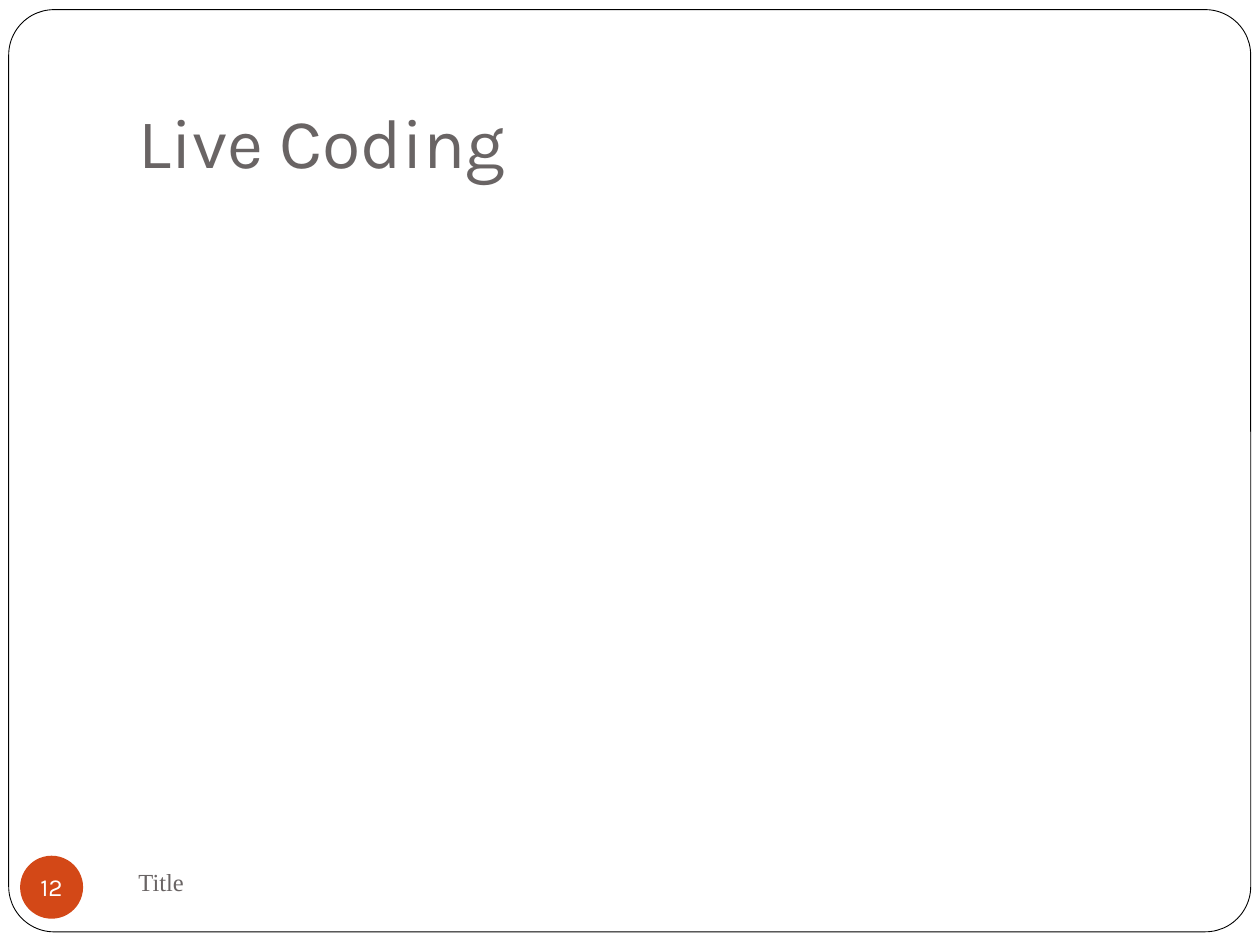
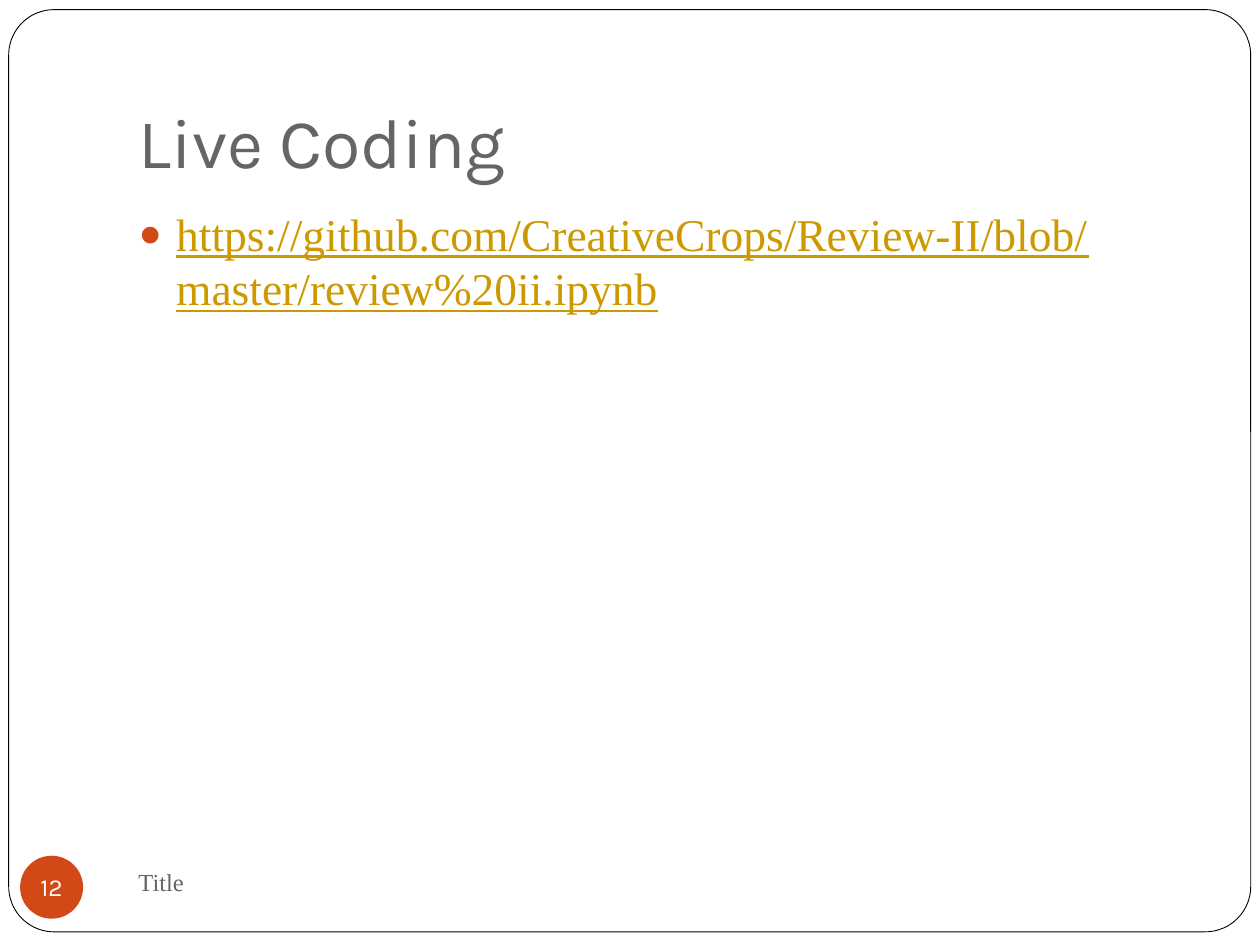
Before and after one commit to CreativeCrops/review-III, a slide deck: slide 12 of Second Review Presentation.pptx. Drawn at 1260x945 pixels with LibreOffice and Linux fonts; fonts in the diff are those of the drawing. Boxes give left, top, right and bottom in pixels: in the first picture for what was removed or moved away, otherwise in the second. Text is boxed around its words. In the diff, an @@ line names an element or a change of style, - is before the commit and + after.

```diff
--- a/Second Review Presentation.pptx
+++ b/Second Review Presentation.pptx
@@ text added at [176,219,1087,314], 26 pt, text #CC9900, underline @@
+● https://github.com/CreativeCrops/Review-II/blob/master/review%20ii.ipynb
```
Also in this commit, not shown: 3 other slides changed, 1 other file.
